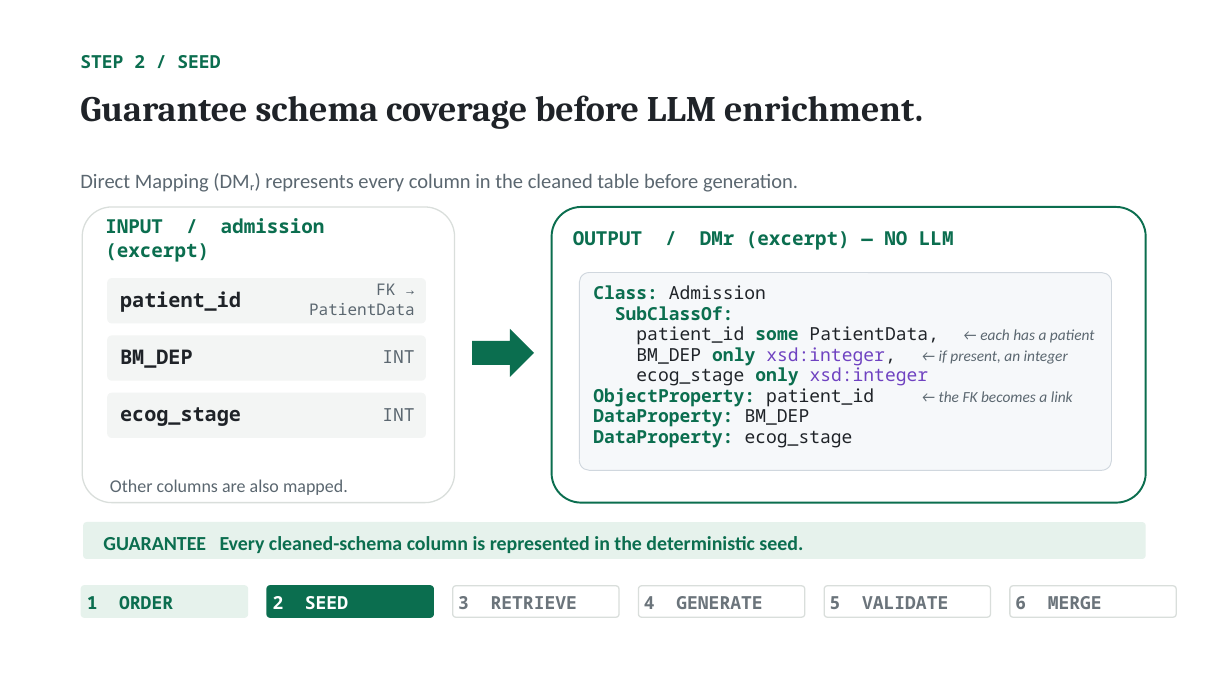
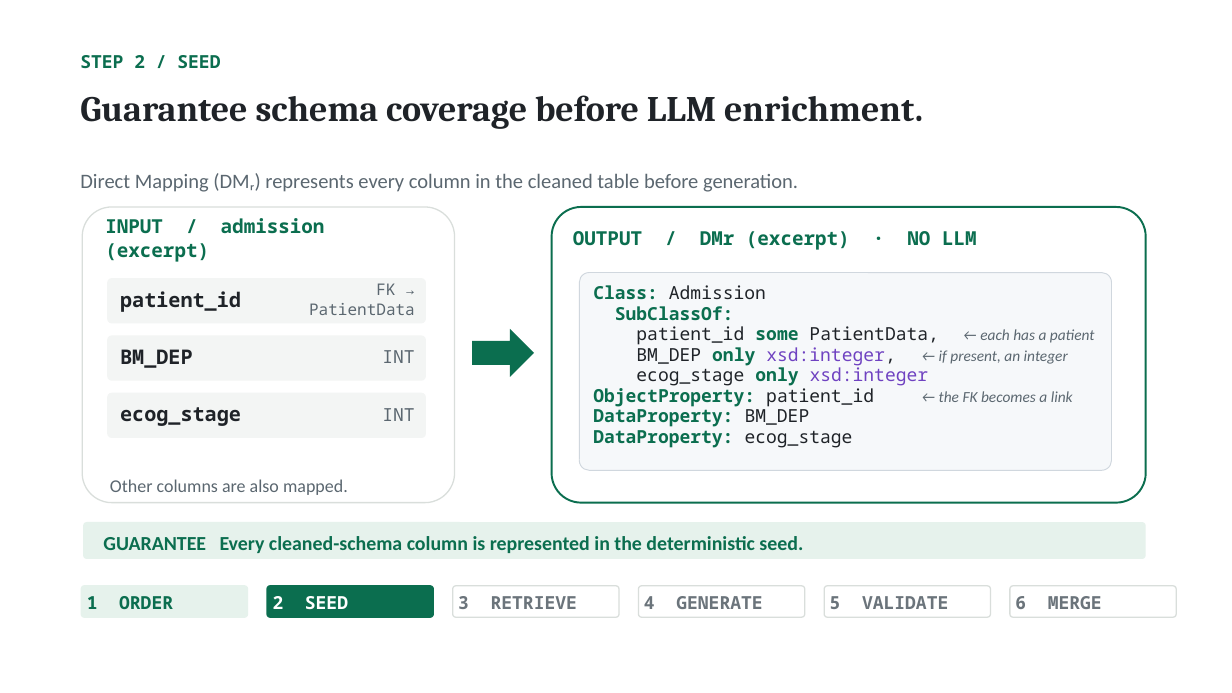
Before and after one commit to NadeenAhmad/rigor_private, a slide deck: slide 7 of presentation/RIGOR_ISWC2026.pptx. Drawn at 1232x693 pixels with LibreOffice and Linux fonts; fonts in the diff are those of the drawing. Boxes give left, top, right and bottom in pixels: in the first picture for what was removed or moved away, otherwise in the second. Text is boxed around its words. In the diff, an @@ line names an element or a change of style, - is before the commit and + after.

```diff
--- a/presentation/RIGOR_ISWC2026.pptx
+++ b/presentation/RIGOR_ISWC2026.pptx
@@ text at [573, 231, 977, 250]: text changed @@
-OUTPUT / DMr (excerpt) — NO LLM
+OUTPUT / DMr (excerpt) · NO LLM
```
Also in this commit, not shown: 6 other slides changed, 12 other files.
